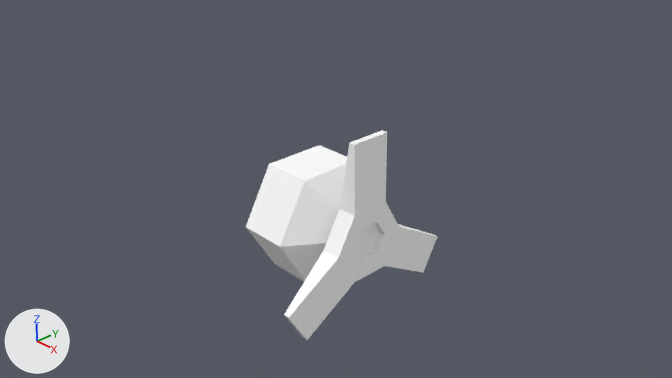
The Blender file assets/grenade_attached.blend as it was, and as the next commit left it.
Before and after are seen from the file's camera 'Camera'. Lighting does not change. The marker at lower left points along +X, +Y and +Z.

The scene before the commit, as lines of its bpy script (objects in view):
```python
me_cube = bpy.data.meshes.new('cube')
me_cube.from_pydata(...)  # 50 vertices, 50 faces; spans x -1.1..1.2, y -1.54..1.54, z -1.07..1.6
me_cube.materials.append(mat_material)  # white #ffffff
ob_cube = bpy.data.objects.new('cube', me_cube)
ob_cube.location = (0.0, 0.0, 0.0)
```
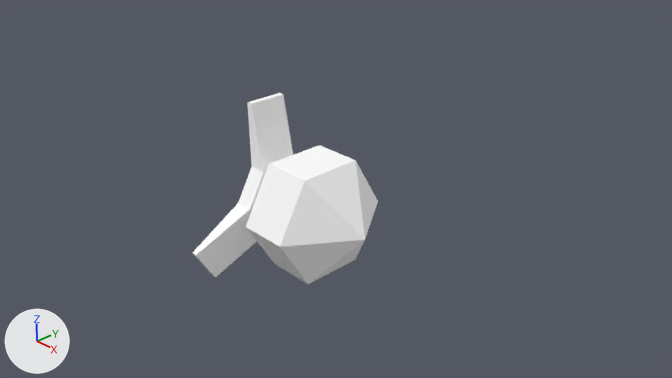
Diff of the bpy script that builds the scene:
```diff
--- a/assets/grenade_attached.blend.py
+++ b/assets/grenade_attached.blend.py
@@ me_cube @@
 me_cube.from_pydata(...)  # 50 vertices, 50 faces; spans x -1.1..1.2, y -1.54..1.54, z -1.07..1.6
 # used by ob_cube; location = (0.0, 0.0, 0.0)
+# me_cube part 1: the loose piece of 14 vertices spanning x -1.1..1.1, y -1.0..1.0, z -0.87..0.87 is turned -180 degrees about the z axis through its middle
+# me_cube part 2: the loose piece of 36 vertices spanning x 0.9..1.2, y -1.54..1.54, z -1.07..1.6 is turned -180 degrees about the z axis through its middle, then moved by (-2.0, 0.0, 0.0)
 me_cube.materials.append(mat_material)
```

Where the change shows, as pixel boxes (x1, y1, x2, y2) in the pictures (672 x 378 px; the box of a moved part takes in the faces that stretch with it):
'cube', reshaped (9% shorter)
    before: (246, 130, 438, 340)
    after: (193, 93, 378, 284)
part 1 of me_cube, moved or reshaped
    before: (246, 145, 347, 281)
    after: (246, 145, 378, 284)
part 2 of me_cube, moved or reshaped
    before: (284, 130, 438, 340)
    after: (193, 93, 293, 277)
